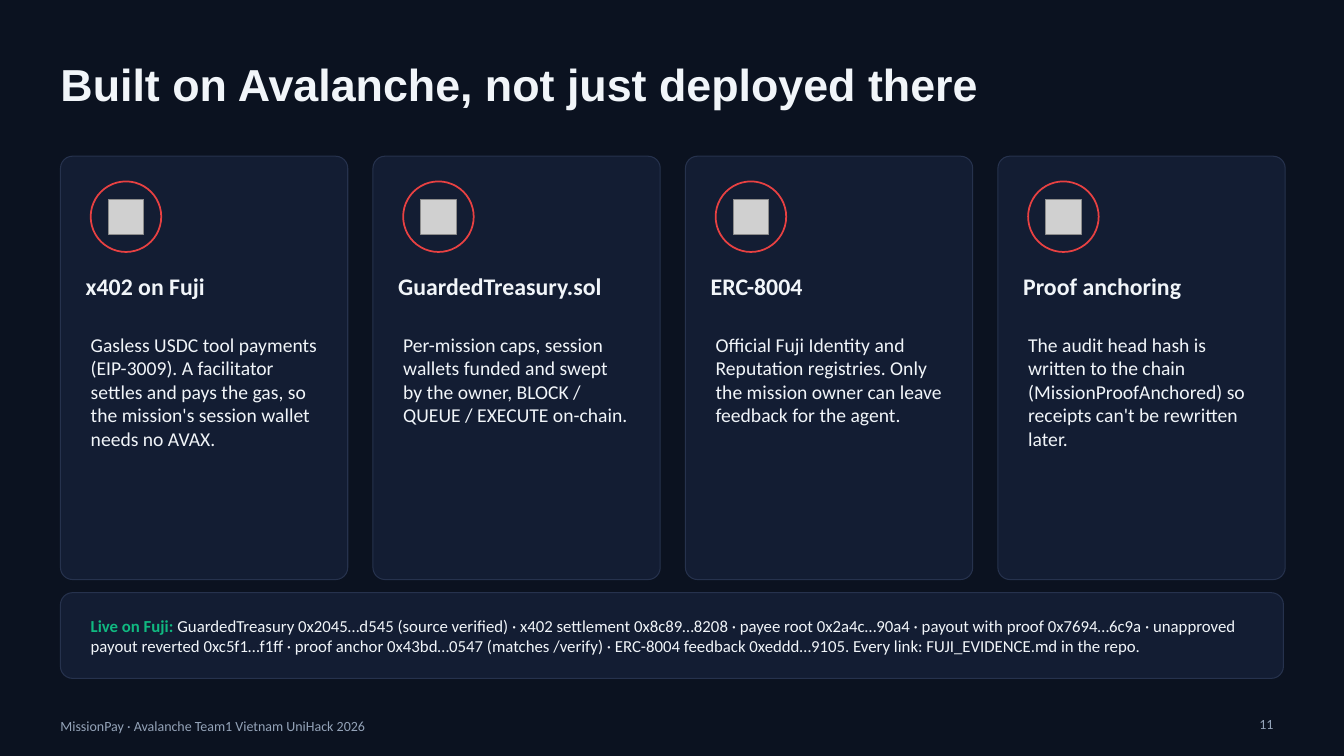
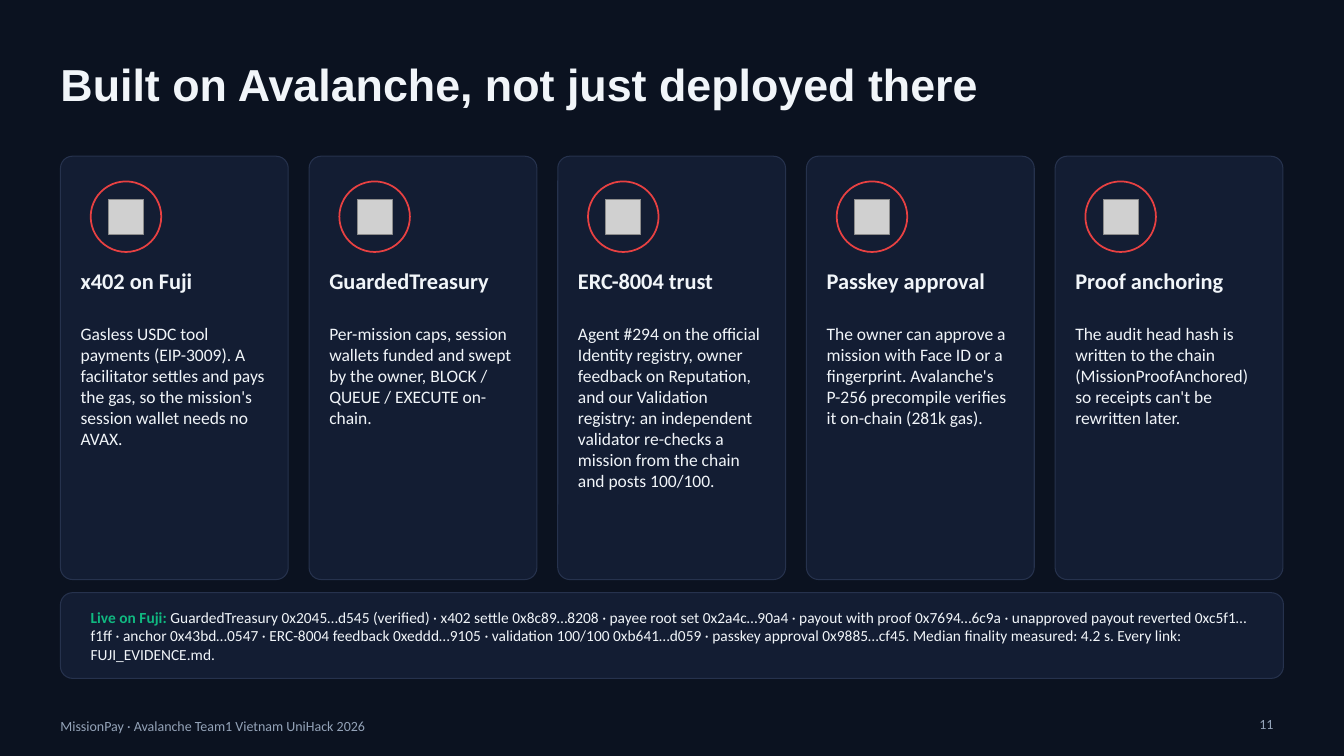
Before and after one commit to lenamkhanhh/UniHack, a slide deck: slide 11 of artifacts/submission-s1/MissionPay-pitch-deck-v2.pptx. Drawn at 1344x756 pixels with LibreOffice and Linux fonts; fonts in the diff are those of the drawing; grey boxes stand for pictures. Boxes give left, top, right and bottom in pixels: in the first picture for what was removed or moved away, otherwise in the second. Text is boxed around its words. In the diff, an @@ line names an element or a change of style, - is before the commit and + after.

```diff
--- a/artifacts/submission-s1/MissionPay-pitch-deck-v2.pptx
+++ b/artifacts/submission-s1/MissionPay-pitch-deck-v2.pptx
@@ rounded rectangle: place and size @@
-rounded rectangle at (60, 156, 348, 580)
+rounded rectangle at (60, 156, 288, 580)
@@ rounded rectangle: place and size @@
-rounded rectangle at (373, 156, 660, 580)
+rounded rectangle at (310, 156, 537, 580)
@@ rounded rectangle: place and size @@
-rounded rectangle at (686, 156, 973, 580)
+rounded rectangle at (558, 156, 785, 580)
@@ proportions changed in 4 elements at (60, 156, 288, 580), (310, 156, 537, 580), (558, 156, 785, 580), (807, 156, 1034, 580) @@
@@ rounded rectangle: place and size @@
-rounded rectangle at (998, 156, 1286, 580)
+rounded rectangle at (807, 156, 1034, 580)
@@ rounded rectangle added at (1056, 156, 1284, 580), fill #131D33, outline #26324D 0.75 pt @@
@@ ellipse: place and size @@
-ellipse at (403, 181, 474, 252)
+ellipse at (340, 181, 410, 252)
@@ picture: place and size @@
-picture at (420, 200, 456, 235)
+picture at (357, 200, 392, 235)
@@ ellipse: place and size @@
-ellipse at (716, 181, 786, 252)
+ellipse at (588, 181, 658, 252)
@@ picture: place and size @@
-picture at (734, 200, 769, 235)
+picture at (606, 200, 641, 235)
@@ ellipse: place and size @@
-ellipse at (1028, 181, 1099, 252)
+ellipse at (837, 181, 907, 252)
@@ picture added at (855, 200, 890, 235) @@
@@ ellipse added at (1086, 181, 1156, 252), fill #131D33, outline #E84142 1.25 pt @@
@@ picture: place and size @@
-picture at (1047, 200, 1082, 235)
+picture at (1103, 200, 1138, 235)
@@ text "x402 on Fuji" at (81, 273, 192, 293): size 17 to 16 pt @@
@@ text "Proof anchoring" at (1075, 273, 1223, 293): size 17 to 16 pt @@
@@ text "Proof anchoring": place and size @@
-text "Proof anchoring" at (1023, 278, 1182, 299)
+text "Proof anchoring" at (1075, 273, 1223, 293)
@@ text at (329, 273, 488, 293): text changed; size 17 to 16 pt @@
-GuardedTreasury.sol
+GuardedTreasury
@@ text at (578, 273, 713, 289): text changed; size 17 to 16 pt @@
-ERC-8004
+ERC-8004 trust
@@ text added at (827, 273, 985, 293), 16 pt, text #F1F5F9, bold @@
+Passkey approval
@@ text "Gasless USDC tool payments (EIP-3009). ...": place and size @@
-text "Gasless USDC tool payments (EIP-3009). ..." at (91, 338, 317, 446)
+text "Gasless USDC tool payments (EIP-3009). ..." at (81, 328, 265, 445)
@@ text "Per-mission caps, session wallets funded ...": place and size @@
-text "Per-mission caps, session wallets funded ..." at (403, 338, 627, 425)
+text "Per-mission caps, session wallets funded ..." at (329, 328, 511, 424)
@@ text at (578, 328, 760, 490): text changed; size 14 to 12.5 pt @@
-Official Fuji Identity and Reputation registries. Only the mission owner can leave feedback for the agent.
+Agent #294 on the official Identity registry, owner feedback on Reputation, and our Validation registry: an independent validator re-checks a mission from the chain and posts 100/100.
@@ text added at (827, 328, 1006, 427), 12.5 pt, text #F1F5F9 @@
+The owner can approve a mission with Face ID or a fingerprint. Avalanche's P-256 precompile verifies it on-chain (281k gas).
@@ size 14 to 12.5 pt in 3 elements at (81, 328, 265, 445), (329, 328, 511, 424), (1075, 328, 1248, 424) @@
@@ text "The audit head hash is ...": place and size @@
-text "The audit head hash is ..." at (1028, 338, 1245, 446)
+text "The audit head hash is ..." at (1075, 328, 1248, 424)
@@ text at (91, 612, 1247, 662): text changed; size 12 to 11 pt @@
-Live on Fuji: GuardedTreasury 0x2045…d545 (source verified) · x402 settlement 0x8c89…8208 · payee root 0x2a4c…90a4 · payout with proof 0x7694…6c9a · unapproved payout reverted 0xc5f1…f1ff · proof anchor 0x43bd…0547 (matches /verify) · ERC-8004 feedback 0xeddd…9105. Every link: FUJI_EVIDENCE.md in the repo.
+Live on Fuji: GuardedTreasury 0x2045…d545 (verified) · x402 settle 0x8c89…8208 · payee root set 0x2a4c…90a4 · payout with proof 0x7694…6c9a · unapproved payout reverted 0xc5f1…f1ff · anchor 0x43bd…0547 · ERC-8004 feedback 0xeddd…9105 · validation 100/100 0xb641…d059 · passkey approval 0x9885…cf45. Median finality measured: 4.2 s. Every link: FUJI_EVIDENCE.md.
```
Also in this commit, not shown: 4 other slides changed, 1 slide added, 1 slide removed, 3 other files.
